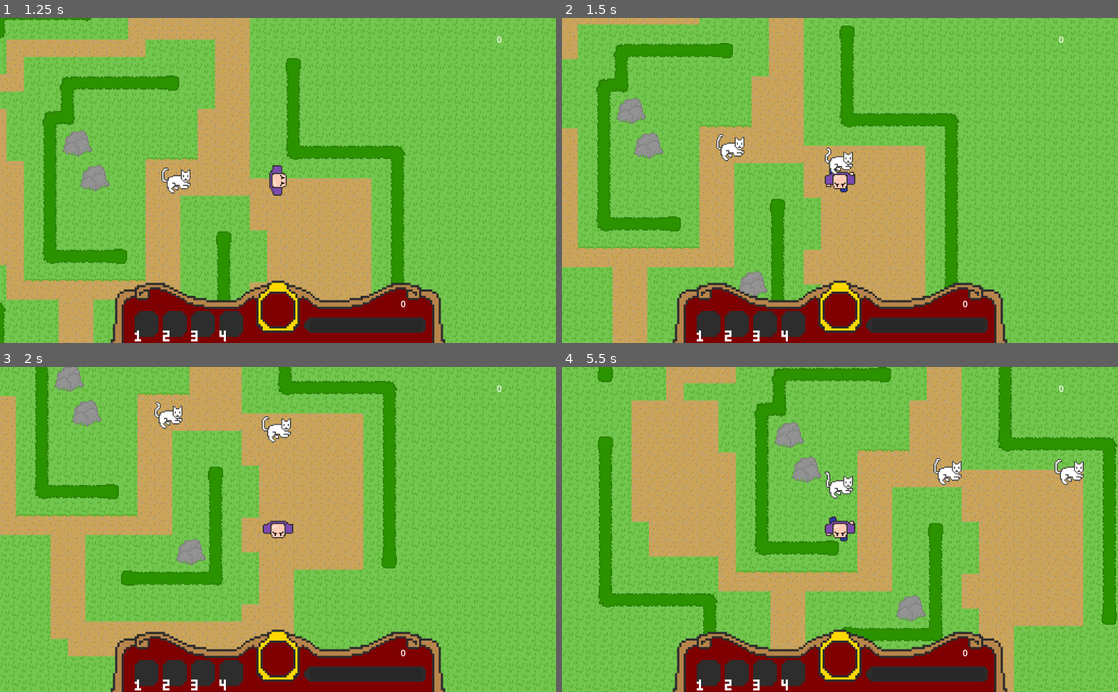
Above: before the commit, frames 1-4 (two rows, left to right).
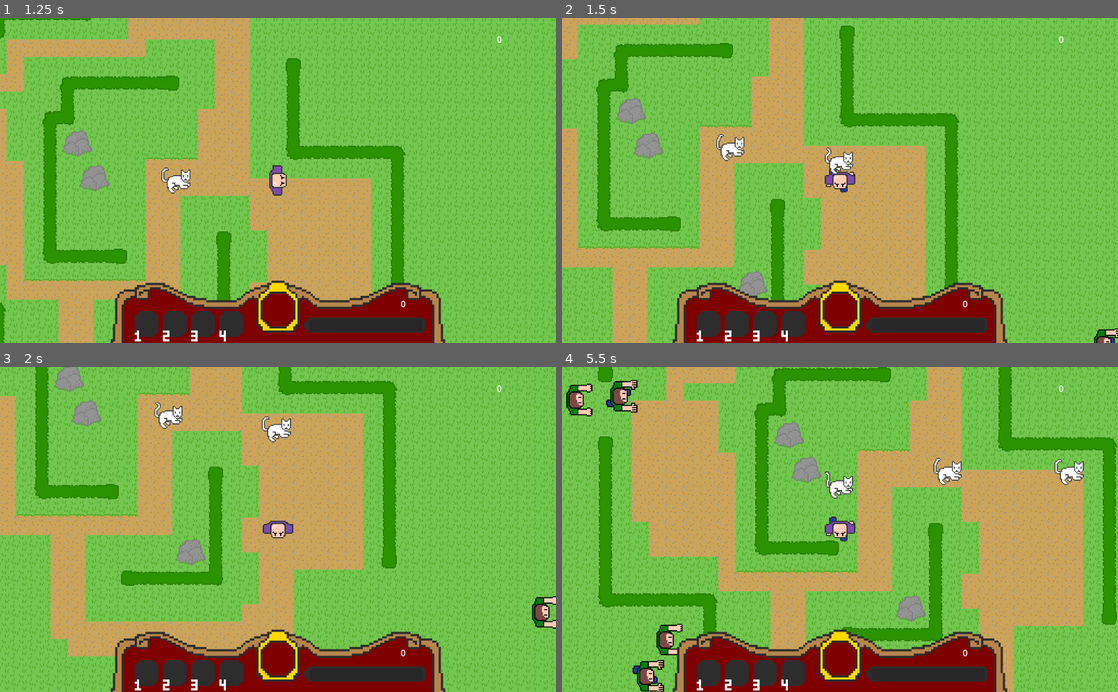
Above: after the commit, the same moments.

Repository: JessicaCC-gd/GGJ2024-2_4_1
Game: Godot game, scene res://level.tscn
The game is run twice, just before and just after one commit, with the same random seed, the same clock (stepped at 60 frames per second) and the same inputs.
Inputs:
- Up to frame 1 (1.25 s): tap Enter at 0.5 s; hold Right (move_right) from 0.53 s (still down); tap 1 (action_1) at 0.6 s
- Up to frame 2 (1.5 s): release Right (move_right) at 1.28 s; hold Down (move_down) from 1.28 s (still down); tap 1 (action_1) at 1.35 s
- Up to frame 3 (2 s): keep holding Down (move_down)
- Up to frame 4 (5.5 s): release Down (move_down) at 2.03 s; hold Right (move_right) 2.03-2.78 s; tap 1 (action_1) every 0.75 s from 2.1 to 5.1 s; hold Up (move_up) 2.78-3.53 s; hold Left (move_left) 3.53-5.03 s; hold Down (move_down) from 5.03 s (still down)

Frame 1 is identical in both runs. In frame 2, 0.2% of the frame differs, in the area x 95-100%, y 95-100%; in frame 3, 0.3%; in frame 4, 1.5%, in the area x 0-22%, y 3-100%.

Commit message:
Increase enemy count and remove logs

Diff:
--- a/enemy.gd
+++ b/enemy.gd
@@ -28,12 +28,10 @@
 	#		if direction != null: break
 	#	if direction == null: direction = Vector2(0, 0)
 	direction == null
-	print(_target.trail)
 	var size = len(_target.trail)
 	for n in range(size-1, -1, -1):
 			direction = _get_los(_target.trail[n])
 			if direction != null:
-				if n != size: print("found a scent not last")
 				break
 	if direction == null: direction = Vector2(0, 0)
 
@@ -58,7 +56,6 @@
 
 func _on_area_2d_body_entered(body):
 	if body.name == "Player" :
-		print("wooo")
 		damage_player()
 		damage_timer.start()
 
--- a/enemy.tscn
+++ b/enemy.tscn
@@ -57,10 +57,7 @@
 }]
 
 [sub_resource type="CircleShape2D" id="CircleShape2D_pe2hc"]
-radius = 41.0122
-
-[sub_resource type="CapsuleShape2D" id="CapsuleShape2D_cla8n"]
-height = 28.0
+radius = 11.0
 
 [node name="enemy" type="CharacterBody2D"]
 script = ExtResource("1_r2d8k")
@@ -69,19 +66,9 @@
 sprite_frames = SubResource("SpriteFrames_3l6sg")
 animation = &"walk"
 
-[node name="Area2D" type="Area2D" parent="."]
-collision_layer = 7
-collision_mask = 7
-
-[node name="CollisionShape2D" type="CollisionShape2D" parent="Area2D"]
-z_index = -1
+[node name="CollisionShape2D" type="CollisionShape2D" parent="."]
+position = Vector2(0, 1)
 shape = SubResource("CircleShape2D_pe2hc")
 
 [node name="RayCast2D" type="RayCast2D" parent="."]
-
-[node name="CollisionShape2D" type="CollisionShape2D" parent="."]
-rotation = 1.5708
-shape = SubResource("CapsuleShape2D_cla8n")
-
-[connection signal="body_entered" from="Area2D" to="." method="_on_area_2d_body_entered"]
-[connection signal="body_exited" from="Area2D" to="." method="_on_area_2d_body_exited"]
+target_position = Vector2(-45, 11)
--- a/level.gd
+++ b/level.gd
@@ -1,6 +1,6 @@
 extends Node2D
 
-const MAX_ENEMIES = 10
+const MAX_ENEMIES = 100
 const SPAWN_DISTANCE = 400
 
 var enemy_spawn_timer
@@ -12,7 +12,7 @@
 func _ready():
 	enemy_spawn_timer = Timer.new()
 	add_child(enemy_spawn_timer)
-	enemy_spawn_timer.wait_time = 1.0
+	enemy_spawn_timer.wait_time = 0.25
 	enemy_spawn_timer.one_shot = false
 	enemy_spawn_timer.start()
 	enemy_spawn_timer.connect("timeout", _on_enemy_timer_timeout)
--- a/player.gd
+++ b/player.gd
@@ -9,7 +9,7 @@
 var laughter_meter = 0
 var laughter_max = 100
 var trail = []
-var max_trail_count = 10
+var max_trail_count = 5
 var scent_timer = Timer.new()
 var cat_scene = preload("res://cat.tscn")
 
Not shown: 1 places in enemy.tscn that only renumber resources
Not shown: 1 places in player.tscn that only renumber resources
